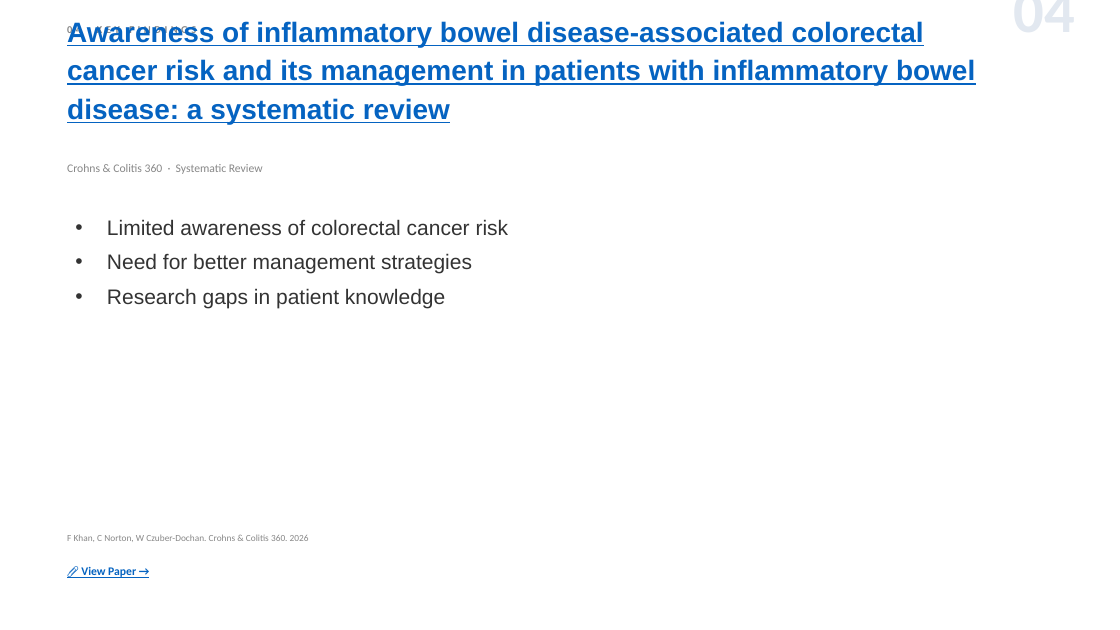
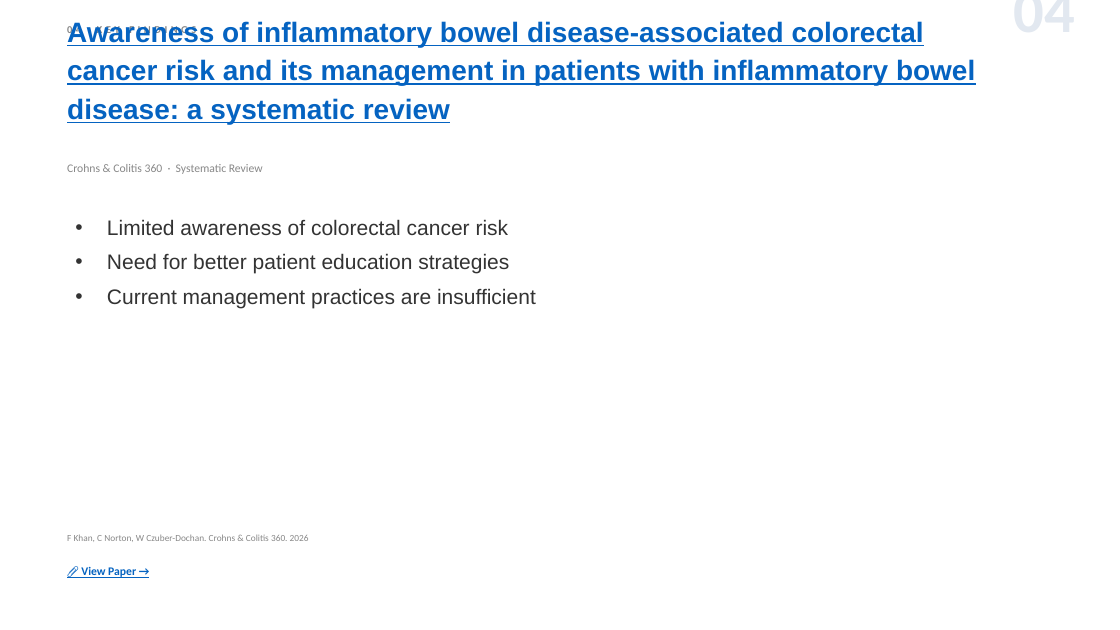
Before and after one commit to jejenhu-maker/colorectal-weekly-digest, a slide deck: slide 6 of docs/digest-en.pptx. Drawn at 1120x630 pixels with LibreOffice and Linux fonts; fonts in the diff are those of the drawing. Boxes give left, top, right and bottom in pixels: in the first picture for what was removed or moved away, otherwise in the second. Text is boxed around its words. In the diff, an @@ line names an element or a change of style, - is before the commit and + after.

```diff
--- a/docs/digest-en.pptx
+++ b/docs/digest-en.pptx
@@ text at (107,253,536,308): text changed @@
-• Need for better management strategies
-• Research gaps in patient knowledge
+• Need for better patient education strategies
+• Current management practices are insufficient
```
Also in this commit, not shown: 12 other slides changed, 1 slide added, 1 slide removed, 2 other files.
